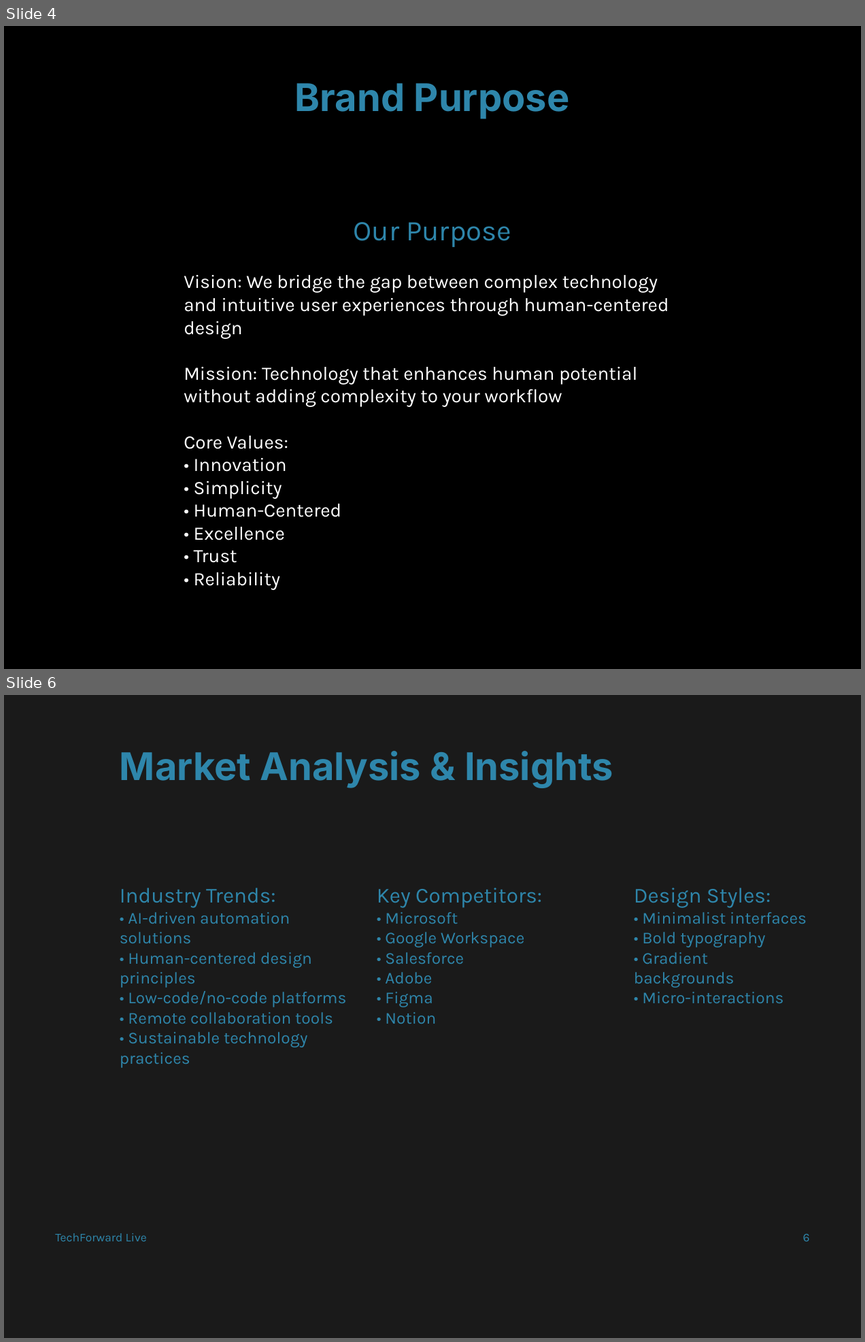
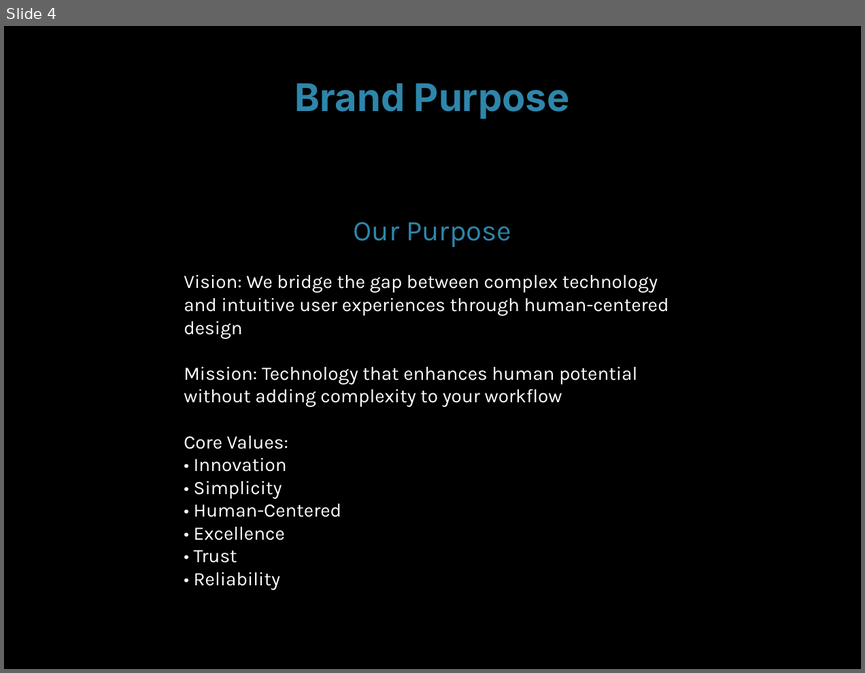
Before and after one commit to md-anas-sabah/brand_book_generator_crewai, a slide deck: output/techforward_live/techforward_live_enhanced_brand_book.pptx. Shown one above the other, each under a label of ours: slides 4 and 6 before the commit, slide 4 after it; the slides between them are not shown. The pictures are 865x1342 and 865x673 pixels, drawn with LibreOffice and Linux fonts; fonts in the diff are those of the drawing. Boxes give left, top, right and bottom in pixels: in the first picture for what was removed or moved away, otherwise in the second. Text is boxed around its words. In the diff, an @@ line names an element or a change of style, - is before the commit and + after.

```diff
--- a/output/techforward_live/techforward_live_enhanced_brand_book.pptx
+++ b/output/techforward_live/techforward_live_enhanced_brand_book.pptx
@@ slide 6 removed at [4,695,861,1338], background #FFFFFF @@
@@ rectangle removed at [4,695,861,1338] @@
@@ text removed at [120,751,613,788] @@
-Market Analysis & Insights
@@ text removed at [120,887,346,1068] @@
-Industry Trends:
-• AI-driven automation solutions
-• Human-centered design principles
-• Low-code/no-code platforms
-• Remote collaboration tools
-• Sustainable technology practices
@@ text removed at [377,887,542,1023] @@
-Key Competitors:
-• Microsoft
-• Google Workspace
-• Salesforce
-• Adobe
-• Figma
-• Notion
@@ text removed at [634,887,806,1003] @@
-Design Styles:
-• Minimalist interfaces
-• Bold typography
-• Gradient backgrounds
-• Micro-interactions
@@ text removed at [55,1233,147,1241] @@
-TechForward Live
@@ text removed at [803,1234,810,1241] @@
-6
```
Also in this commit, not shown: 10 slides changed, 1 slide added, 3 other slides removed, 19 other files.
